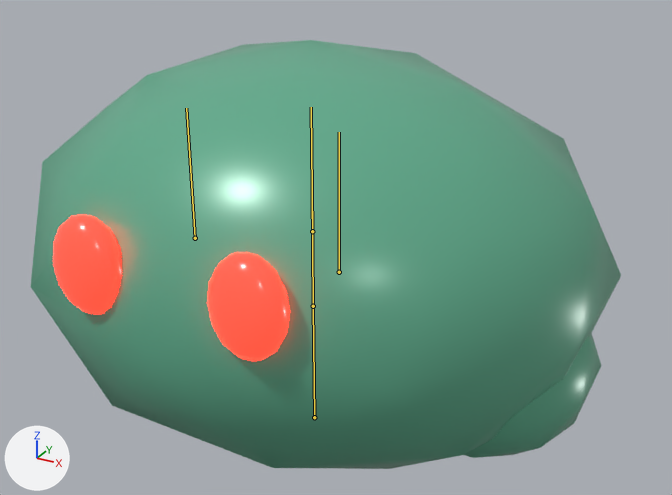
Renders of the FBX model Assets/Characters/Monsters/WildernessSlime/WildernessSlime_Animated.fbx from each side of a commit.
Rendered twice from a 50 mm camera at (0.889, -1.518, 1.186) aimed at (0.044, 0.018, 0.418). Arrows for +X, +Y and +Z are at lower left; the lights stay in place. The picture after the commit comes second. The bones that bend it are drawn over the model as lines.

The first picture shows 'Slime_Body', 'Slime_Eye_L', 'Slime_Eye_R', 'Slime_SideBlob_1'.
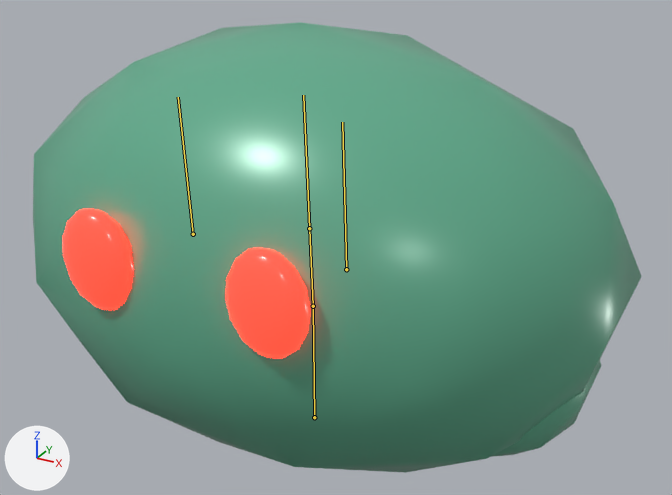
The newer file adds an action. The first version stands in its rest pose; the second is drawn at frame 8 of the action 'Scene'.

The change, as JSON lines over the scene's bpy script:
```json
{"block": "bone_body", "where": "bone_body = bpy.data.objects['WildernessSlime_Rig'].pose.bones['Body']  # child of 'Root'"}
{"op": "set", "path": "bone_body.rotation_quaternion", "old": "(1.0, 0.0, 0.0, 0.0)", "new": "(1.0, 0.03, 0.0, 0.0)", "note": "degrees (0, 0, 0) -> degrees (3, 0, 0)"}
{"op": "set", "path": "bone_body.scale", "old": "(1.0, 1.0, 1.0)", "new": "(1.07, 1.07, 0.89)"}
{"block": "bone_core", "where": "bone_core = bpy.data.objects['WildernessSlime_Rig'].pose.bones['Core']  # child of 'Body'"}
{"op": "set", "path": "bone_core.rotation_quaternion", "old": "(1.0, 0.0, 0.0, 0.0)", "new": "(0.998, 0.0, 0.06, 0.0)", "note": "degrees (0, 0, 0) -> degrees (0, 7, 0)"}
```

Changed parts and their boxes [x1, y1, x2, y2] in the pictures (672 x 495 px):
```json
{"object": "Slime_Body", "change": "posed", "before": [31, 40, 621, 469], "after": [33, 22, 642, 473]}
{"object": "Slime_Eye_R", "change": "posed", "before": [207, 252, 290, 361], "after": [225, 248, 311, 359]}
{"object": "Slime_Eye_L", "change": "posed", "before": [53, 215, 122, 314], "after": [62, 209, 134, 310]}
{"object": "Slime_SideBlob_1", "change": "unchanged, covered by the edit", "before": [464, 333, 601, 458], "after": [491, 360, 601, 457]}
{"bone": "Body", "before": "(313, 306) to (312, 189)", "after": "(313, 306) to (307, 184)"}
{"bone": "Core", "before": "(312, 231) to (311, 107)", "after": "(309, 228) to (303, 95)"}
```
